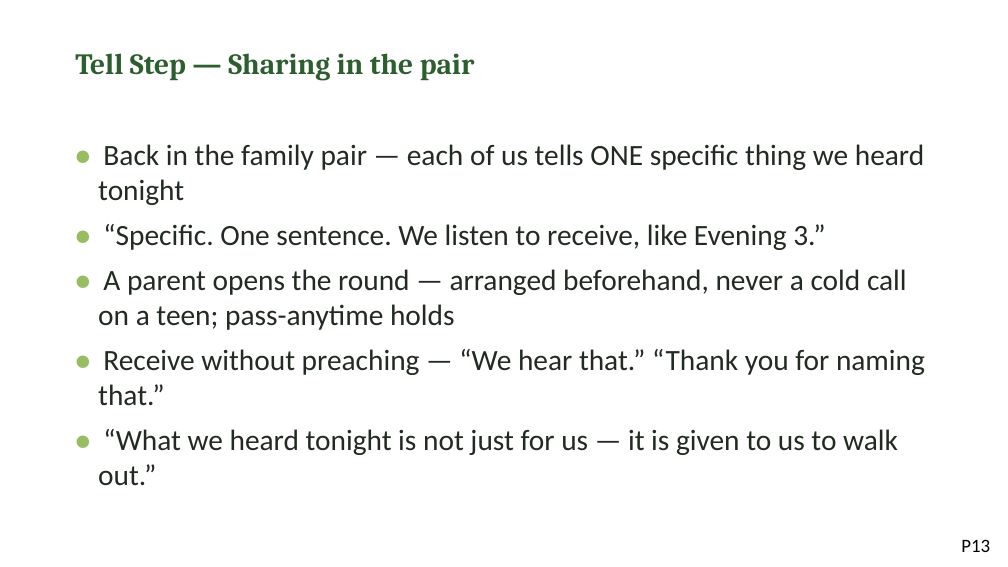
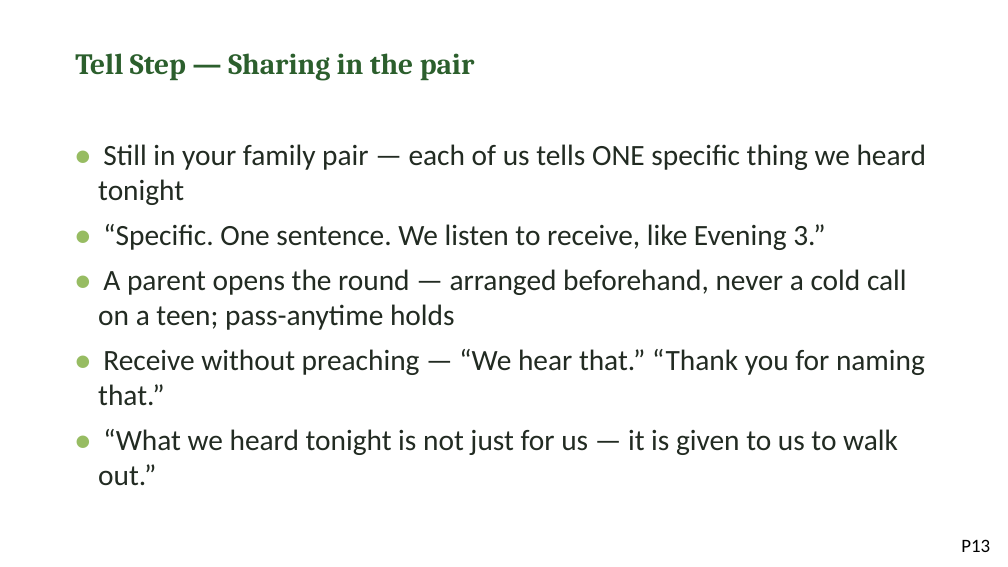
Before and after one commit to jgtittle-ministries/fellowship-of-the-heart-pilot-at-cca-dev, a slide deck: slide 13 of _implementation-notes/evening-series/FotH Evening Session 7-8 Combined Slides DRAFT v1.pptx. Drawn at 1008x567 pixels with LibreOffice and Linux fonts; fonts in the diff are those of the drawing. Boxes give left, top, right and bottom in pixels: in the first picture for what was removed or moved away, otherwise in the second. Text is boxed around its words. In the diff, an @@ line names an element or a change of style, - is before the commit and + after.

```diff
--- a/_implementation-notes/evening-series/FotH Evening Session 7-8 Combined Slides DRAFT v1.pptx
+++ b/_implementation-notes/evening-series/FotH Evening Session 7-8 Combined Slides DRAFT v1.pptx
@@ text at box(98, 144, 926, 205): text changed @@
-• Back in the family pair — each of us tells ONE specific thing we heard tonight
+• Still in your family pair — each of us tells ONE specific thing we heard tonight
```
Also in this commit, not shown: 4 other files.
